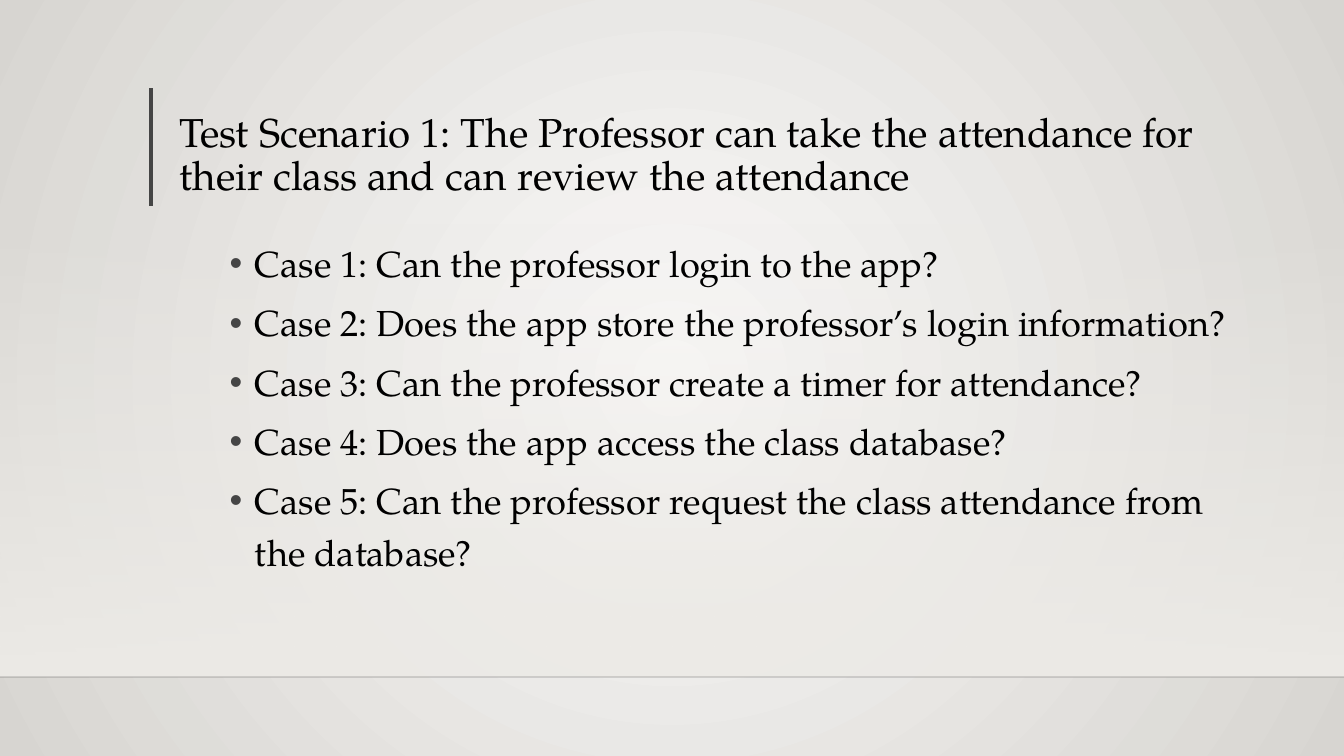
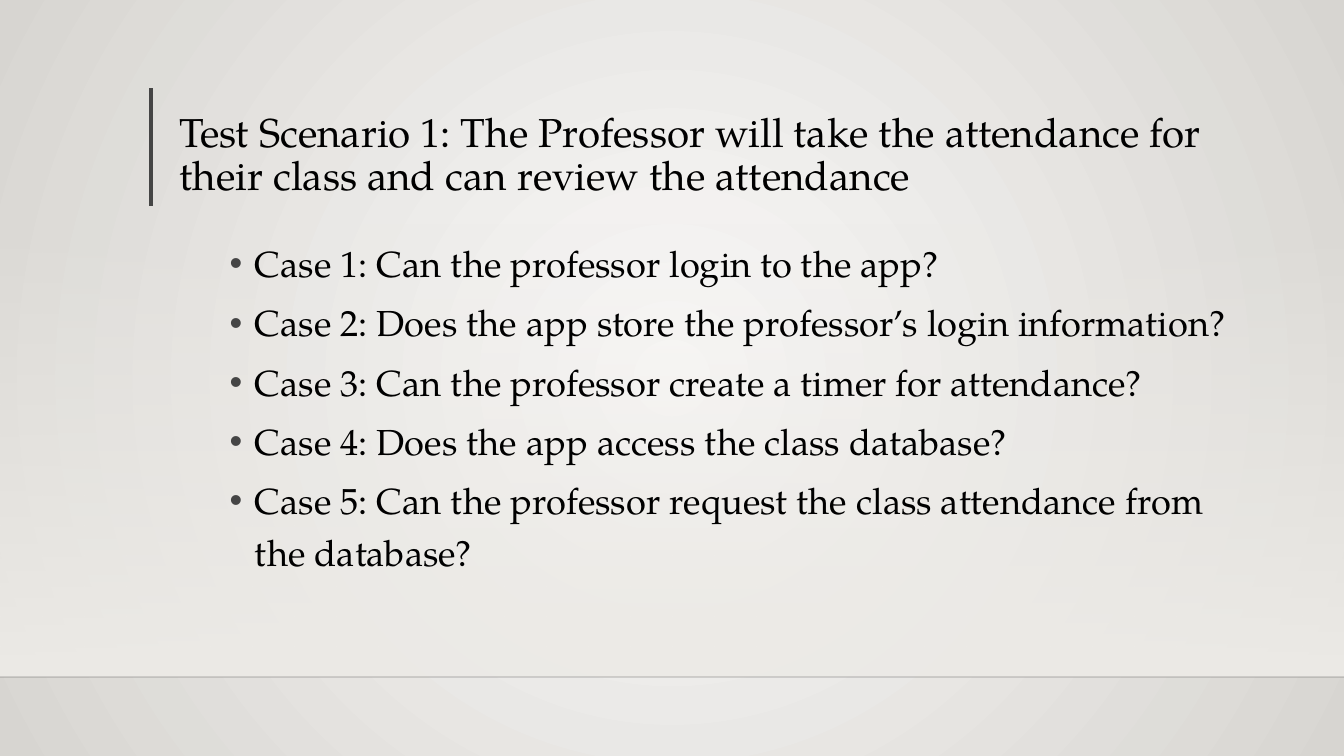
Before and after one commit to StewartSteven/Attend-In, a slide deck: slide 6 of FINAL_ATTEND-IN_Sprint_3 (2).pptx. Drawn at 1344x756 pixels with LibreOffice and Linux fonts; fonts in the diff are those of the drawing; background and template pictures are left out. Boxes give left, top, right and bottom in pixels: in the first picture for what was removed or moved away, otherwise in the second. Text is boxed around its words. In the diff, an @@ line names an element or a change of style, - is before the commit and + after.

```diff
--- a/FINAL_ATTEND-IN_Sprint_3 (2).pptx
+++ b/FINAL_ATTEND-IN_Sprint_3 (2).pptx
@@ title at (179,117,1201,191): text changed @@
-Test Scenario 1: The Professor can take the attendance for their class and can review the attendance
+Test Scenario 1: The Professor will take the attendance for their class and can review the attendance
```
Also in this commit, not shown: 2 other slides changed.
